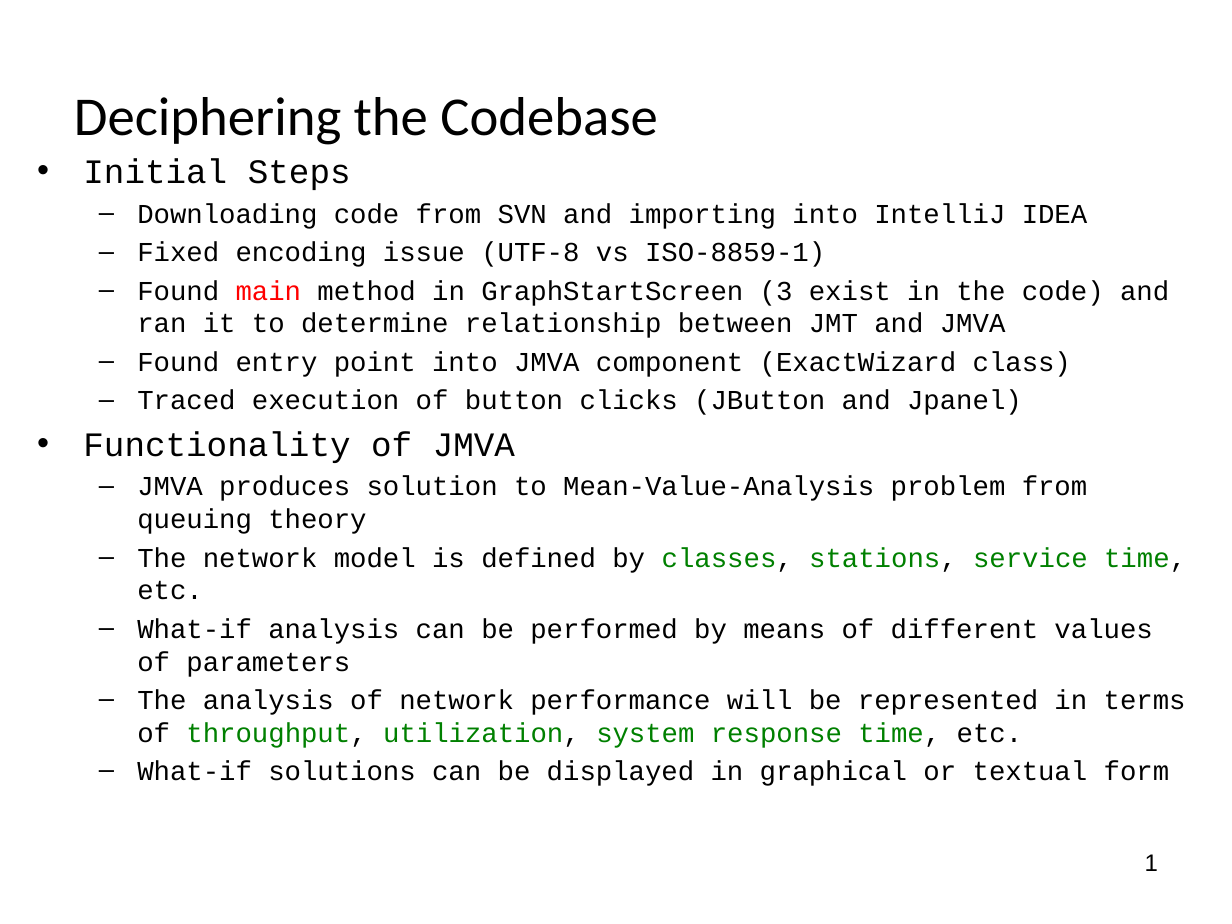
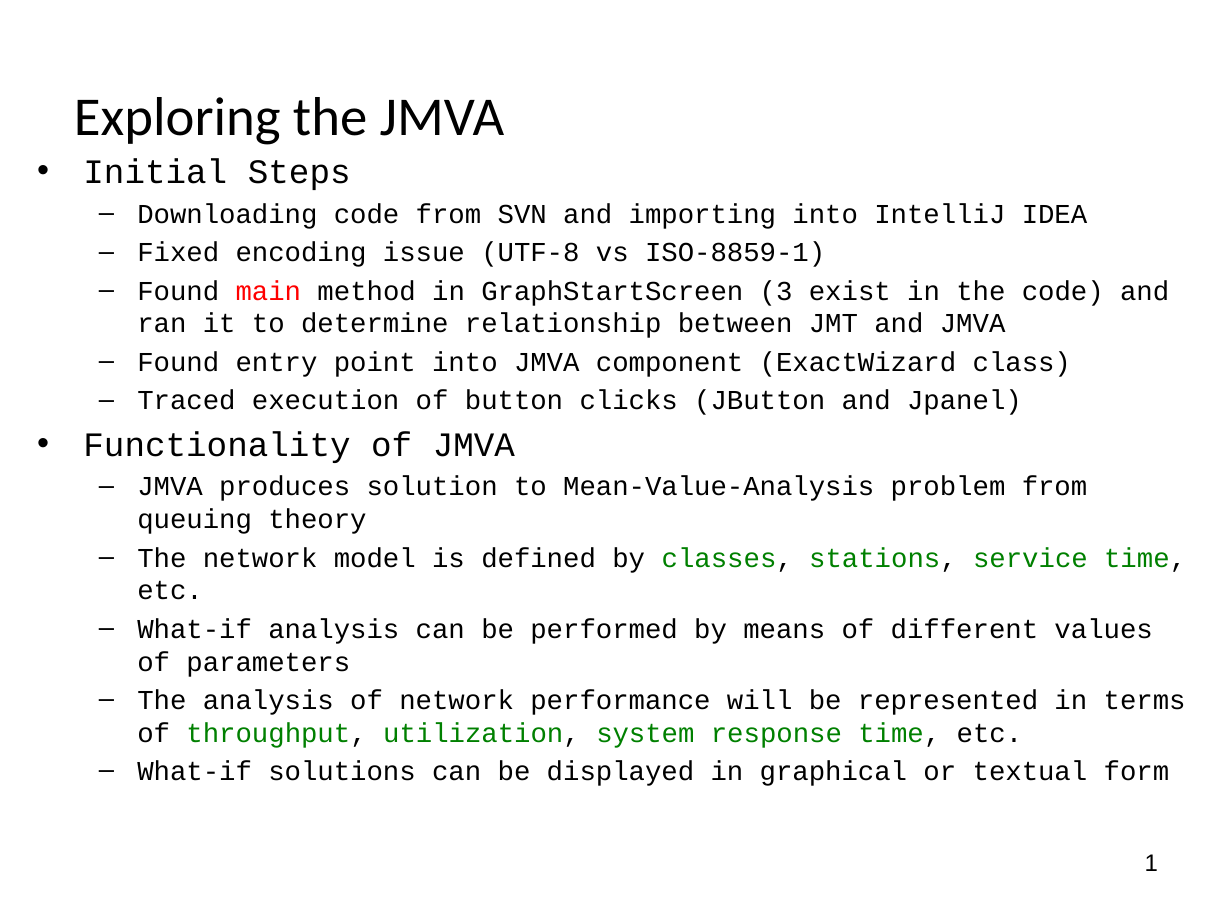
Before and after one commit to pavelgrib/SE_CW1, a slide deck: slide 2 of jmva_presentation.pptx. Drawn at 1232x924 pixels with LibreOffice and Linux fonts; fonts in the diff are those of the drawing; background and template pictures are left out. Boxes give left, top, right and bottom in pixels: in the first picture for what was removed or moved away, otherwise in the second. Text is boxed around its words. In the diff, an @@ line names an element or a change of style, - is before the commit and + after.

```diff
--- a/jmva_presentation.pptx
+++ b/jmva_presentation.pptx
@@ title at [74, 97, 505, 145]: text changed @@
-Deciphering the Codebase
+Exploring the JMVA
```
Also in this commit, not shown: 2 other slides changed.
